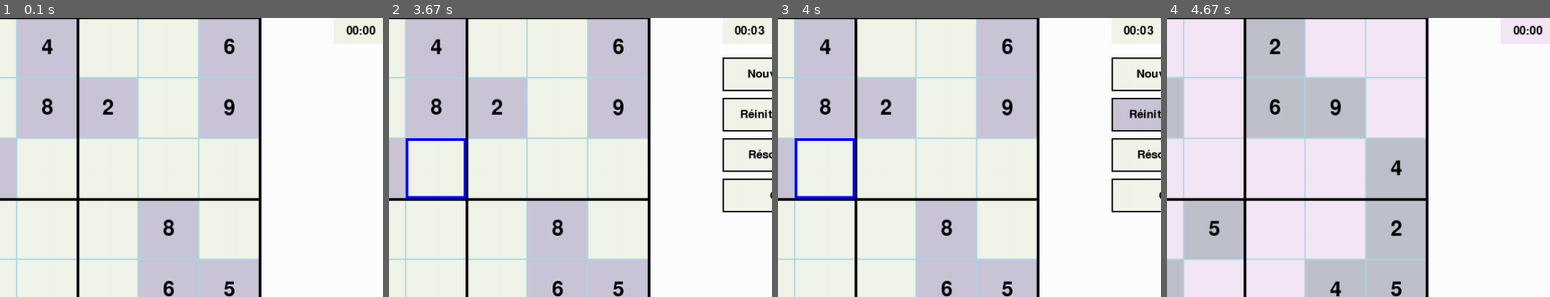
Above: before the commit, frames 1-4 (left to right).
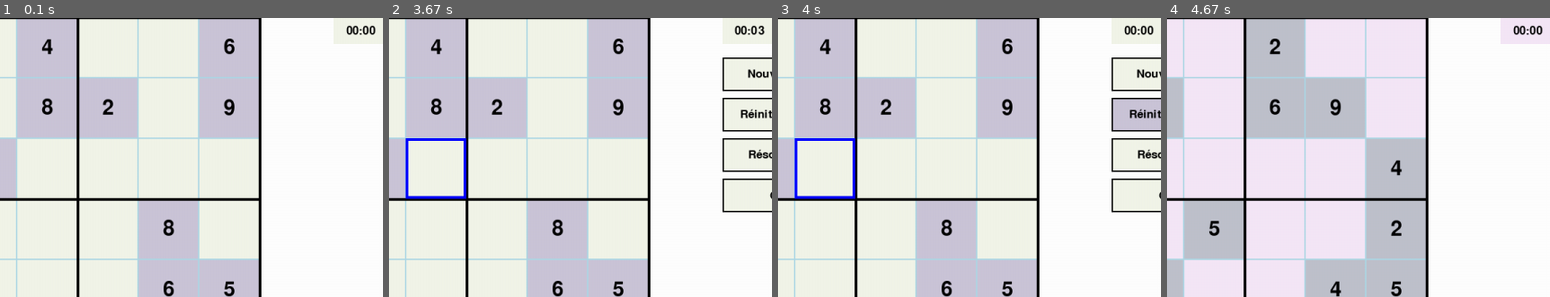
Above: after the commit, the same moments.

Repository: blues1961/sudoku
Game: pygame game, started from sudokupygame.py
Two runs of this game, one before a commit and one after it. Both use one fixed random seed, a clock stepped at 60 frames per second and the inputs below.
Inputs (mouse positions are % of the whole screen's width and height, from its top left):
- Up to frame 1 (0.1 s): no input
- Up to frame 2 (3.67 s): press the mouse at (13, 50) at 0.37 s; move the mouse to (15, 42) at 0.47 s; release the mouse at (17, 34) at 0.6 s; press the mouse at (13, 17) at 0.7 s; move the mouse to (35, 45) at 0.8 s; release the mouse at (58, 73) at 0.93 s; press the mouse at (28, 6) at 1.03 s; move the mouse to (32, 17) at 1.13 s; release the mouse at (35, 28) at 1.27 s; press the mouse at (13, 6) at 1.37 s; move the mouse to (26, 37) at 1.47 s; release the mouse at (40, 68) at 1.6 s; press the mouse at (5, 39) at 1.7 s; move the mouse to (14, 47) at 1.8 s; release the mouse at (24, 55) at 1.93 s; press the mouse at (68, 39) at 2.03 s; move the mouse to (79, 25) at 2.13 s; release the mouse at (90, 11) at 2.27 s; press the mouse at (36, 28) at 2.37 s; move the mouse to (26, 27) at 2.47 s; release the mouse at (16, 26) at 2.6 s; press the mouse at (13, 50) at 2.7 s; move the mouse to (40, 36) at 2.8 s; release the mouse at (68, 22) at 2.93 s; press the mouse at (44, 28) at 3.03 s; move the mouse to (44, 56) at 3.13 s; release the mouse at (44, 84) at 3.27 s; press the mouse at (96, 1) at 3.37 s; move the mouse to (63, 7) at 3.47 s; release the mouse at (30, 13) at 3.6 s
- Up to frame 3 (4 s): click (88, 17) at 3.72 s
- Up to frame 4 (4.67 s): press the mouse at (91, 26) at 4.03 s; move the mouse to (78, 50) at 4.13 s; release the mouse at (66, 74) at 4.27 s; press the mouse at (91, 11) at 4.37 s; move the mouse to (74, 35) at 4.47 s; release the mouse at (57, 59) at 4.6 s
The pictures show only the part of the screen within x 38-88%, y 1-51%; the shares and areas given below are measured in that part.

Frames 1-2 are identical in both runs. In frame 3, 0.2% of the frame differs, in the area x 90-99%, y 2-7%; in frame 4, nothing differs.

Commit message:
reinitialize paused time when the grid is reset

Diff:
--- a/sudokupygame.py
+++ b/sudokupygame.py
@@ -317,6 +317,11 @@
             if cell['editable']:
                 cell['value']=0
                 cell['candidate']=""
+        self.start_time=time.time()
+        self.paused_time = 0
+        self.duration_heures=0
+        self.duration_minutes=0
+        self.duration_secondes=0
 
     def solve_grid(self):
         # resoudre la grille initiale
